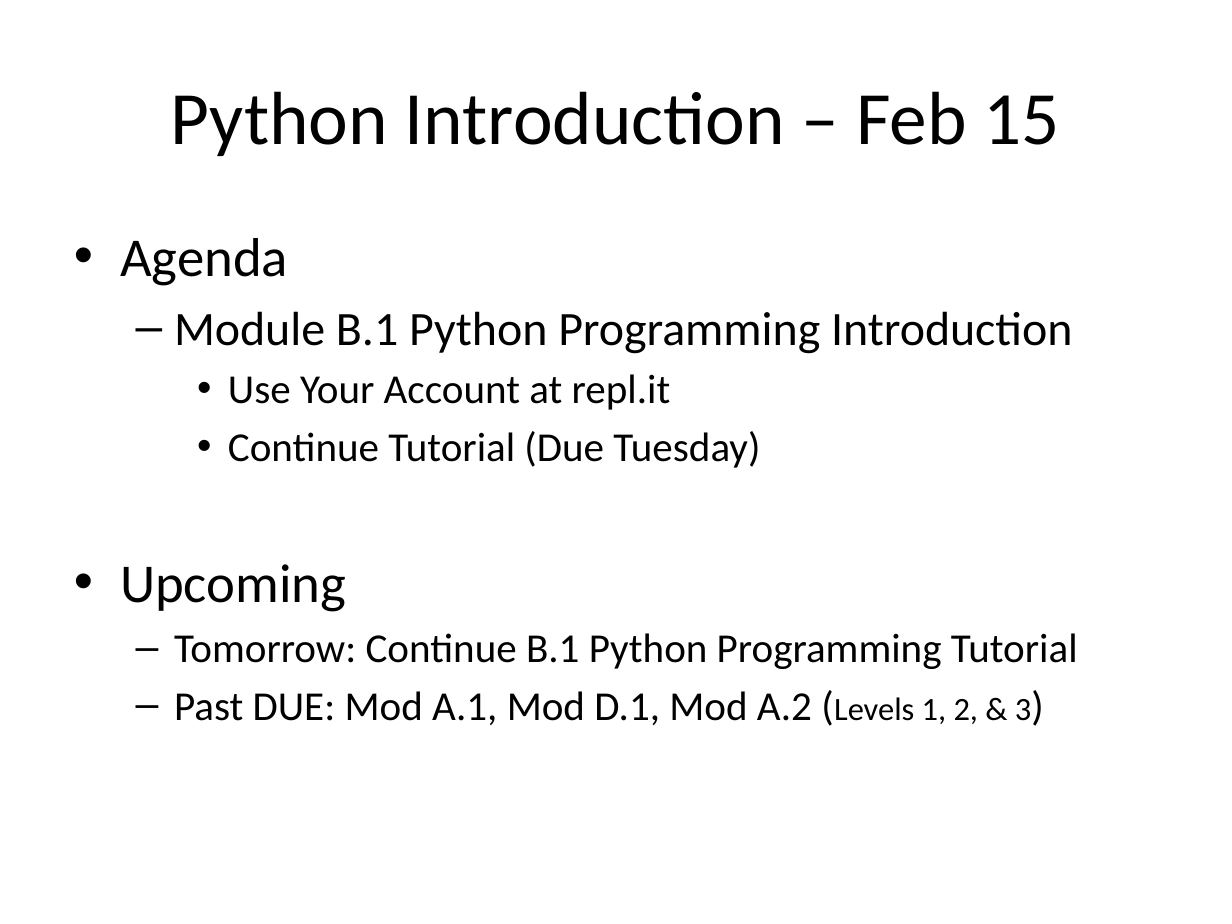
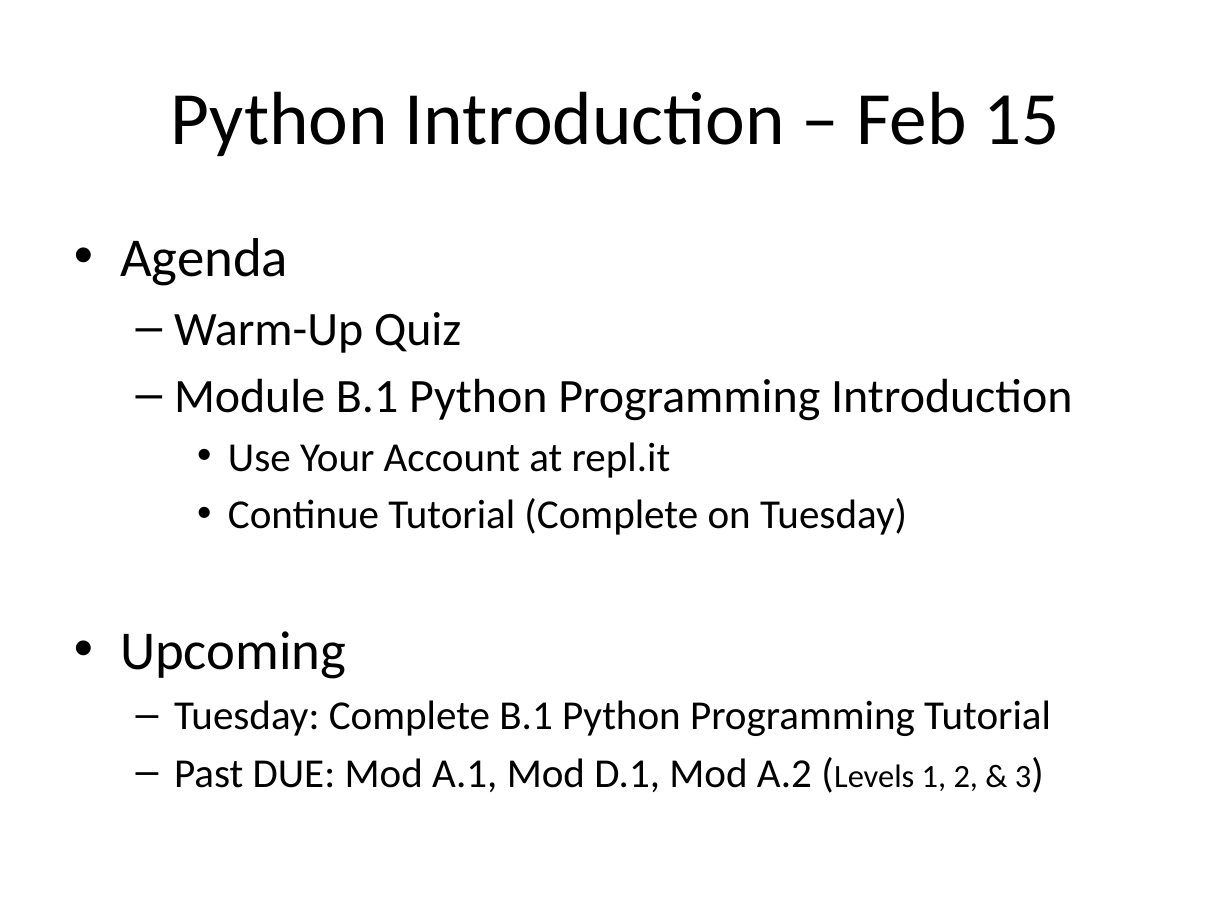
Before and after one commit to Greg5519/Old2O, a slide deck: slide 1 of Daily Agendas/Day2.5_PythonIntro2.pptx. Drawn at 1232x924 pixels with LibreOffice and Linux fonts; fonts in the diff are those of the drawing. Boxes give left, top, right and bottom in pixels: in the first picture for what was removed or moved away, otherwise in the second. Text is boxed around its words. In the diff, an @@ line names an element or a change of style, - is before the commit and + after.

```diff
--- a/Daily Agendas/Day2.5_PythonIntro2.pptx
+++ b/Daily Agendas/Day2.5_PythonIntro2.pptx
@@ text at (174,312,461,353): paragraph added @@
+  – Warm-Up Quiz
@@ text at (228,498,907,535): text changed @@
-    • Continue Tutorial (Due Tuesday)
+    • Continue Tutorial (Complete on Tuesday)
@@ text at (174,700,1051,736): text changed @@
-  – Tomorrow: Continue B.1 Python Programming Tutorial
+  – Tuesday: Complete B.1 Python Programming Tutorial
```
Also in this commit, not shown: 1 slide added.
